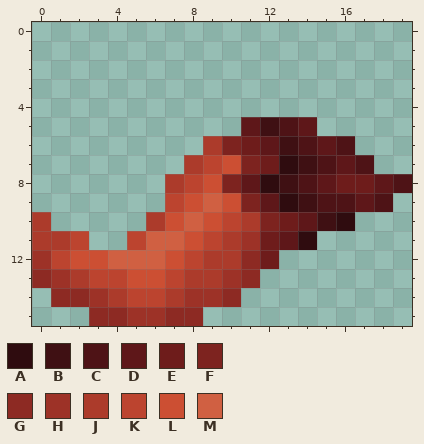
Pixel-art sprite: PawTotems/assets/minecraft/optifine/cit/ginfalor/wing.png. Above is the file before it was changed.
The file is 20x16 pixels. Colours within 5 levels of each other are drawn and written as one.
Palette (. is transparent): A #2f0c0f  B #3f1013  C #4e1316  D #5e1719  E #6e1c1b  F #7d231f  G #8d2a23  H #9d3227  J #ac3b2b  K #bc442f  L #cc4f33  M #d06042
Now the later version:
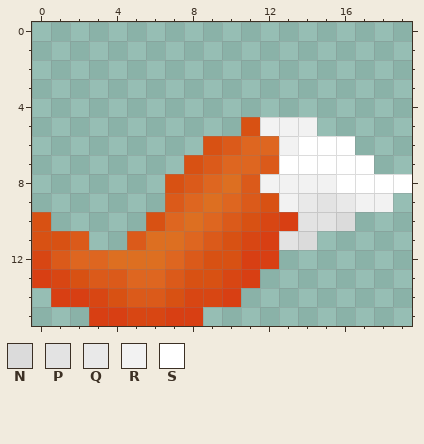
Colours new in this view: N #dbdbdb  P #e3e3e3  Q #e9e9e9  R #f2f2f2  S #ffffff
The edit:
Colour G changes from #8d2a23 to #d83f13.
Colour H changes from #9d3227 to #d84613.
Colour J changes from #ac3b2b to #d85113.
Colour K changes from #bc442f to #db5a1a.
Colour L changes from #cc4f33 to #de6620.
Colour M changes from #d06042 to #dd6f21.
Colour E gives way to colour G in row 10 at x 13; in rows 11 to 12 at x 12.
Colour F gives way to colour H in row 10 at x 12.
Colour D gives way to colour J in row 5 at x 11; in row 9 at x 12.
Colour D gives way to colour K in row 8 at x 11.
Colour E gives way to colour K in row 7 at x 12.
Colour F gives way to colour K in row 6 at x 10; in row 9 at x 11.
Colour D gives way to colour L in row 6 at x 12.
Colour E gives way to colour L in row 6 at x 11.
Colour F gives way to colour L in row 7 at x 11.
Colour F gives way to colour M in row 8 at x 10.
Colour A gives way to colour N in row 10 at x 16; in row 11 at x 14.
Colour B gives way to colour P in row 10 at x 15.
Colour C gives way to colour P in row 9 at x 15.
Colour D gives way to colour P in row 10 at x 14; in row 11 at x 13.
Colour B gives way to colour Q in row 9 at x 14.
Colour C gives way to colour Q in row 9 at x 16.
Colour A gives way to colour R in row 8 at x 12; in row 9 at x 13.
Colour B gives way to colour R in row 5 at x 12; in row 6 at x 13; in row 8 at x 13.
Colour C gives way to colour R in row 5 at x 13; in row 8 at x 14; in row 9 at x 18.
Colour D gives way to colour R in row 5 at x 14; in row 8 at x 15; in row 9 at x 17.
Colour A gives way to colour S in row 7 at x 13.
Colour B gives way to colour S in row 7 at x 14.
Colour C gives way to colour S in row 6 at x 14 and 16; in row 7 at x 15 and 17; in row 8 at x 19.
Colour D gives way to colour S in row 6 at x 15; in row 7 at x 16; in row 8 at x 18.
Colour E gives way to colour S in row 8 at x 16 to 17.
Where, in picture pixels (left, top, right, bottom), the same in both pictures:
changed: (32, 117, 412, 326)
